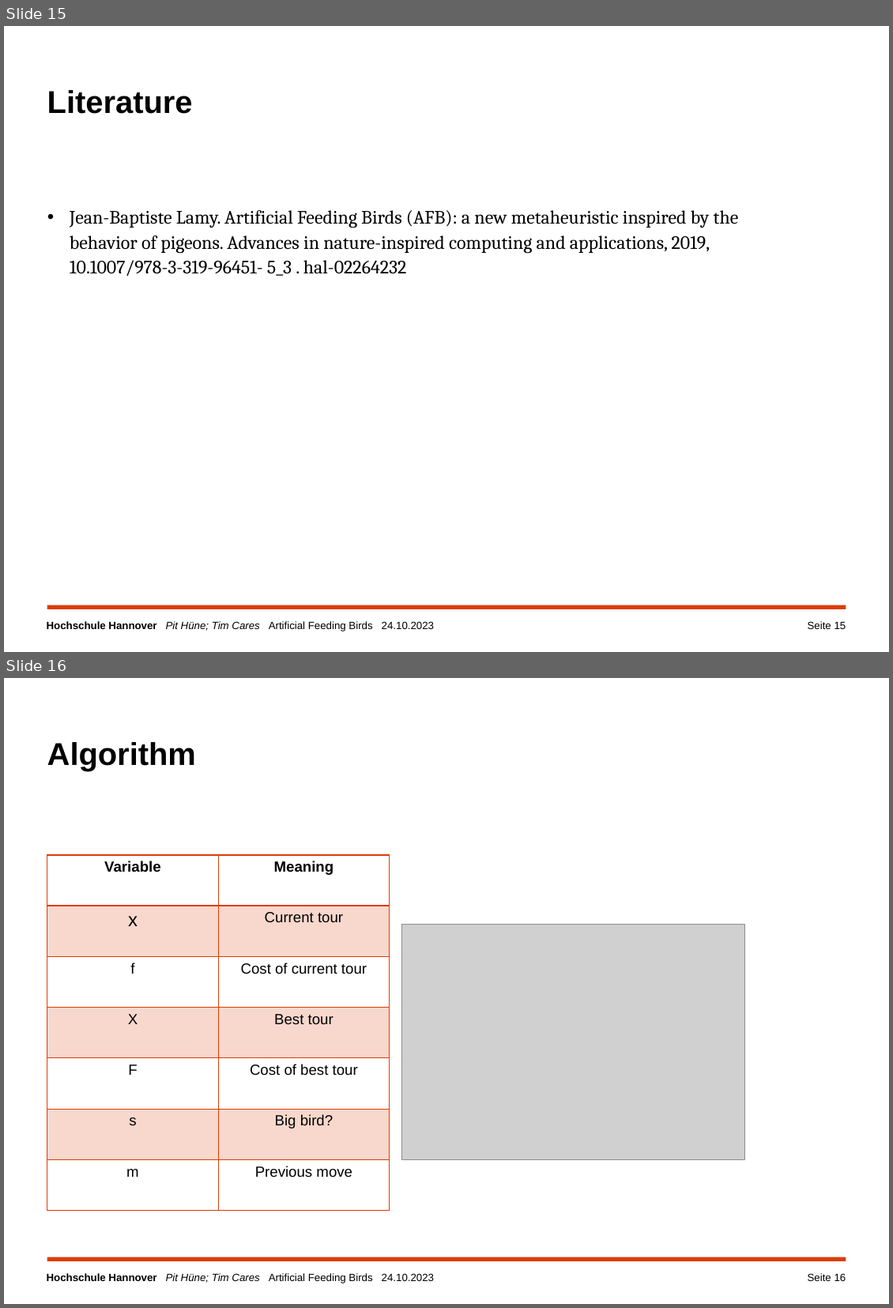
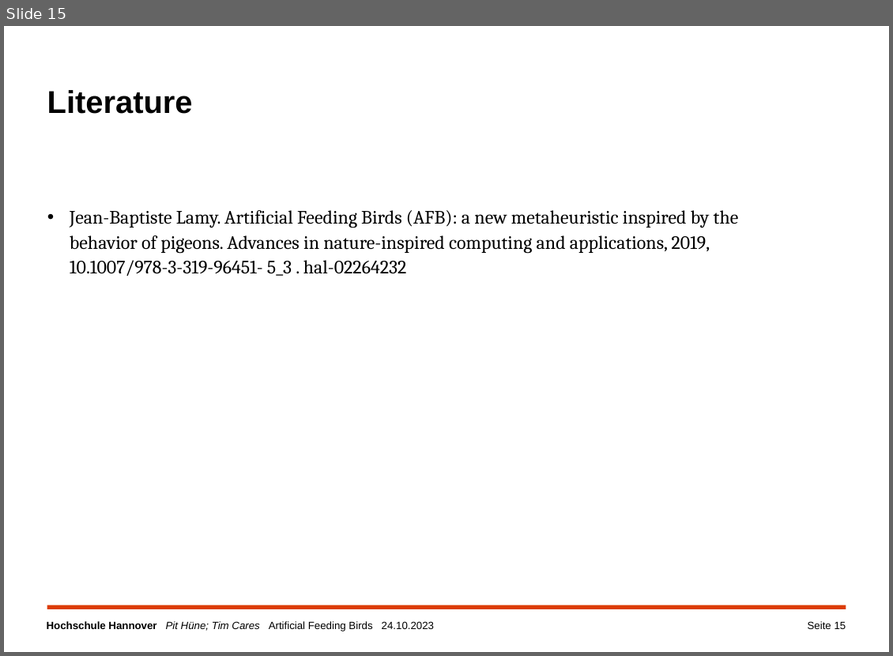
Before and after one commit to TimCares/AFB-Metaheuristic, a slide deck: doc/algorithm.pptx. Shown one above the other, each under a label of ours: slides 15 and 16 before the commit, slide 15 after it. The pictures are 893x1308 and 893x656 pixels, drawn with LibreOffice and Linux fonts; fonts in the diff are those of the drawing; grey boxes stand for pictures; background and template pictures are left out. Boxes give left, top, right and bottom in pixels: in the first picture for what was removed or moved away, otherwise in the second. Text is boxed around its words. In the diff, an @@ line names an element or a change of style, - is before the commit and + after.

```diff
--- a/doc/algorithm.pptx
+++ b/doc/algorithm.pptx
@@ slide 16 removed at <box>4,678,889,1304</box>, background #FFFFFF; not listed: 2 template elements that a slide beside it also shows @@
@@ title removed at <box>47,742,196,771</box> @@
-Algorithm
@@ table removed at <box>47,855,390,1213</box>, 7 rows, 2 columns @@
-Variable | Meaning
-x | Current tour
-f | Cost of current tour
-X | Best tour
-F | Cost of best tour
-s | Big bird?
-m | Previous move
@@ picture removed at <box>402,924,744,1160</box> @@
@@ page number removed at <box>807,1273,846,1281</box> @@
-Seite 16
```
Also in this commit, not shown: 8 slides changed, 1 other slide removed, 1 other file.
